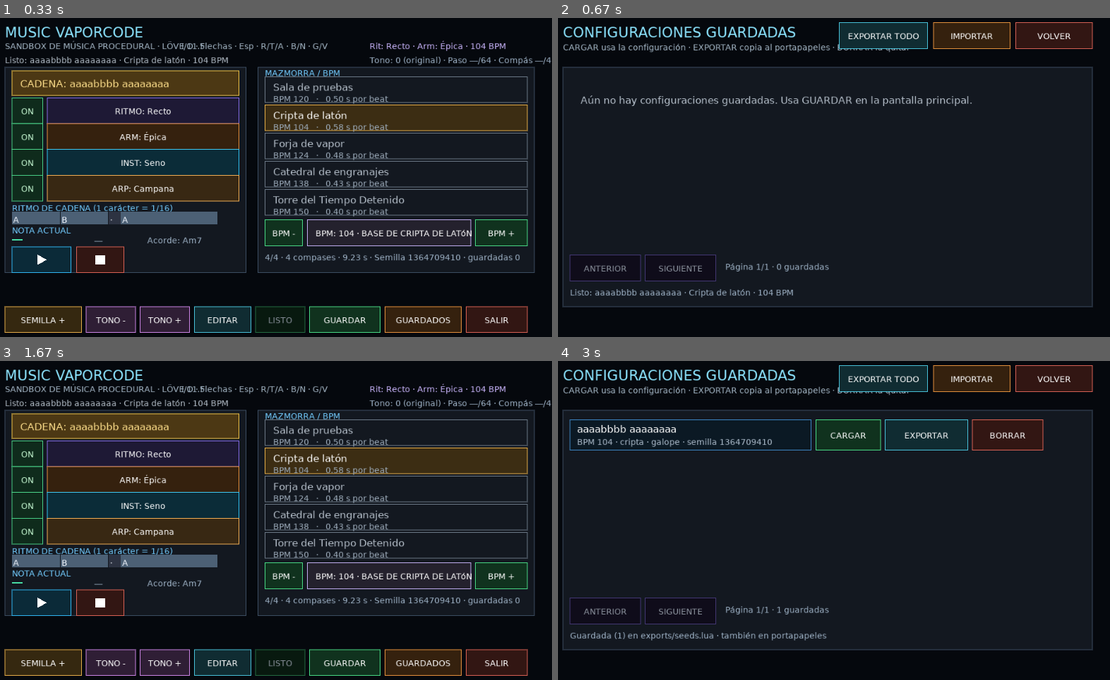
Above: before the commit, frames 1-4 (two rows, left to right).
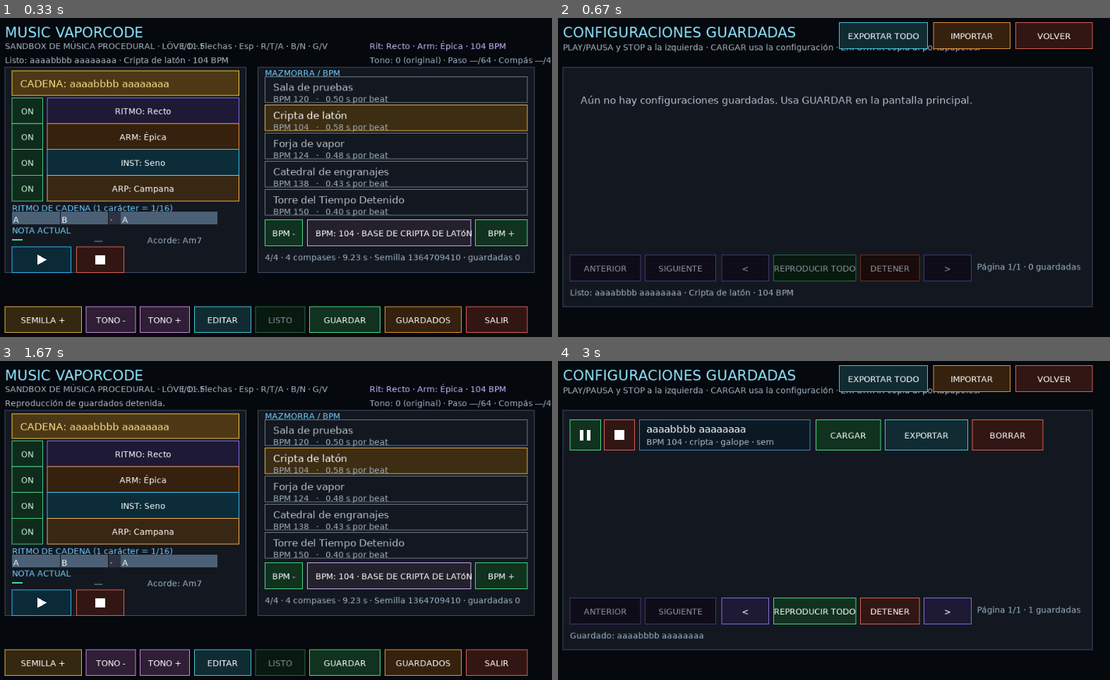
Above: after the commit, the same moments.

Repository: may000mi-dev/musicvaporcode
Game: LÖVE game, started from main.lua
The game is run twice, just before and just after one commit, with the same random seed, the same clock (stepped at 60 frames per second) and the same inputs.
Inputs (mouse positions are in pixels of both pictures, inside the frame that each line leads up to):
- Up to frame 1 (0.33 s): no input
- Up to frame 2 (0.67 s): tap V at 0.33 s
- Up to frame 3 (1.67 s): click (27, 434) at 0.72 s; click (60, 504) at 1.05 s; click "VOLVER" at 1.38 s
- Up to frame 4 (3 s): hold Right 1.67-2.13 s; tap Space at 1.73, 2.03, 2.57 s; tap T at 1.82 s; tap G at 2.17 s; hold V 2.5-2.8 s; hold Up 2.5-2.8 s; click (585, 434) at 2.88 s

Frame 1 is identical in both runs. In frame 2, 1.6% of the frame differs, in the area x 0-95%, y 7-83%; in frame 3, 0.4%; in frame 4, 5.3%, in the area x 0-95%, y 7-88%.

Commit message:
Añadir reproducción desde la lista de guardados

Diff:
--- a/main.lua
+++ b/main.lua
@@ -56,6 +56,18 @@
   playing = false,
   paused = false,
   auto_paused = false,
+  list_source = nil,
+  list_index = nil,
+  list_queue = {},
+  list_queue_pos = 0,
+  list_mode = nil,
+  list_duration = 0,
+  list_elapsed = 0,
+  list_playing = false,
+  list_paused = false,
+  list_auto_paused = false,
+  main_held_source = nil,
+  main_held = false,
   status = "Escribe tu cadena y elige mazmorra, luego reproduce."
 }
 
@@ -192,6 +204,182 @@
   end
 end
 
+local function resume_held_main()
+  if not state.main_held or not state.main_held_source then
+    state.main_held_source = nil
+    state.main_held = false
+    return
+  end
+
+  local source = state.main_held_source
+  state.main_held_source = nil
+  state.main_held = false
+  state.source = source
+  state.source:play()
+  state.playing = true
+  state.paused = false
+  state.elapsed = 0
+  state.beat = 0
+  state.step = 0
+end
+
+local function release_held_main()
+  if state.main_held_source then
+    state.main_held_source:stop()
+  end
+  state.main_held_source = nil
+  state.main_held = false
+end
+
+local function hold_main_playback()
+  if not state.source then
+    return
+  end
+
+  state.main_held = state.playing
+  state.main_held_source = state.source
+  state.source:stop()
+  state.source = nil
+  state.playing = false
+  state.paused = false
+  state.elapsed = 0
+  if not state.main_held then
+    release_held_main()
+  end
+end
+
+local function spec_from_entry(entry)
+  local dungeon = Catalog.dungeon_at(Catalog.dungeon_index_of(entry.dungeon) or 1)
+  local bpm = math.max(Catalog.bpm_min, math.min(Catalog.bpm_max, entry.bpm or dungeon.bpm))
+  local text = (entry.text ~= "" and entry.text) or "A"
+  local motif = Melody.from_text(text)
+  if #motif == 0 then
+    motif = { "A" }
+  end
+
+  return {
+    bpm = bpm,
+    motif = motif,
+    timbre = entry.instrument or "sine",
+    arp_timbre = entry.arp_instrument or "bell",
+    seed = entry.seed or Melody.make_seed("custom", dungeon.id, entry.variation or 1, text),
+    rhythm = Catalog.rhythms[index_of_id(Catalog.rhythms, entry.rhythm)],
+    progression = Catalog.progressions[index_of_id(Catalog.progressions, entry.progression)],
+    layers = {
+      rhythm = entry.mute_rhythm ~= true,
+      harmony = entry.mute_harmony ~= true,
+      lead = entry.mute_lead ~= true,
+      arp = entry.mute_arp ~= true
+    },
+    transpose = entry.transpose or 0,
+    bars = entry.bars or Catalog.bars,
+    beats_per_bar = entry.beats_per_bar or Catalog.beats_per_bar
+  }
+end
+
+local function stop_list(resume_main)
+  if state.list_source then
+    state.list_source:stop()
+  end
+
+  local should_resume = resume_main ~= false and state.main_held
+  state.list_source = nil
+  state.list_index = nil
+  state.list_queue = {}
+  state.list_queue_pos = 0
+  state.list_mode = nil
+  state.list_duration = 0
+  state.list_elapsed = 0
+  state.list_playing = false
+  state.list_paused = false
+  state.list_auto_paused = false
+  state.status = "Reproducción de guardados detenida."
+
+  if should_resume then
+    resume_held_main()
+  else
+    release_held_main()
+  end
+end
+
+local function start_list_track(index)
+  local entry = state.saved_entries[index]
+  if not entry then
+    return false
+  end
+
+  if state.list_source then
+    state.list_source:stop()
+  end
+  hold_main_playback()
+
+  local sound_data, duration = Synth.render(spec_from_entry(entry))
+  state.list_source = love.audio.newSource(sound_data, "static")
+  state.list_source:setLooping(false)
+  state.list_source:setVolume(0.75)
+  state.list_source:play()
+  state.list_index = index
+  state.list_duration = duration
+  state.list_elapsed = 0
+  state.list_playing = true
+  state.list_paused = false
+  state.list_auto_paused = false
+  state.status = "Guardado: " .. ((entry.text ~= "" and entry.text) or "A")
+  return true
+end
+
+local function toggle_list_track(index)
+  if state.list_playing and state.list_index == index then
+    if state.list_paused then
+      state.list_source:play()
+      state.list_paused = false
+      state.status = "Guardado reanudado."
+    else
+      state.list_source:pause()
+      state.list_paused = true
+      state.status = "Guardado pausado."
+    end
+    return
+  end
+
+  state.list_mode = "one"
+  state.list_queue = {}
+  state.list_queue_pos = 0
+  start_list_track(index)
+end
+
+local function start_list_all()
+  if #state.saved_entries == 0 then
+    state.status = "No hay configuraciones guardadas."
+    return
+  end
+
+  state.list_queue = {}
+  for index = 1, #state.saved_entries do
+    state.list_queue[index] = index
+  end
+  state.list_queue_pos = 1
+  state.list_mode = "all"
+  start_list_track(state.list_queue[1])
+end
+
+local function list_step(delta)
+  if #state.saved_entries == 0 then
+    return
+  end
+
+  if #state.list_queue == 0 then
+    state.list_queue = {}
+    for index = 1, #state.saved_entries do
+      state.list_queue[index] = index
+    end
+    state.list_queue_pos = state.list_index or 1
+  end
+
+  state.list_queue_pos = ((state.list_queue_pos + delta - 1) % #state.list_queue) + 1
+  start_list_track(state.list_queue[state.list_queue_pos])
+end
+
 local function open_saved()
   state.saved_entries = Exporter.load()
   state.saved_page = 1
@@ -199,6 +387,7 @@
 end
 
 local function close_saved()
+  stop_list(true)
   state.view = "main"
 end
 
@@ -209,6 +398,7 @@
     return
   end
 
+  stop_list(false)
   state.dungeon_index = Catalog.dungeon_index_of(entry.dungeon) or 1
   local base_bpm = Catalog.dungeon_at(state.dungeon_index).bpm
   local imported_bpm = math.max(Catalog.bpm_min,
@@ -249,6 +439,10 @@
     return
   end
 
+  if state.list_index == index then
+    stop_list(true)
+  end
+
   local written, _, err, count = Exporter.delete_entry(index)
   state.saved_entries = Exporter.load()
   state.exported_count = #state.saved_entries
@@ -333,6 +527,9 @@
       math.min(Catalog.bpm_max, state.bpm + delta))
     refresh(active)
   elseif action == "play" or action == "play_pause" then
+    if state.list_playing then
+      stop_list(false)
+    end
     if state.playing then
       state.source:pause()
       state.playing = false
@@ -370,6 +567,21 @@
     export_seed()
   elseif action == "saved" then
     open_saved()
+  elseif action:match("^list_toggle_%d+$") then
+    toggle_list_track(tonumber(action:sub(13)))
+  elseif action:match("^list_stop_%d+$") then
+    local index = tonumber(action:sub(11))
+    if state.list_playing and state.list_index == index then
+      stop_list(true)
+    end
+  elseif action == "list_play_all" then
+    start_list_all()
+  elseif action == "list_stop_all" then
+    stop_list(true)
+  elseif action == "list_prev" then
+    list_step(-1)
+  elseif action == "list_next" then
+    list_step(1)
   elseif action == "import" then
     open_import()
   elseif action == "import_confirm" then
@@ -415,6 +627,18 @@
 end
 
 function love.update(dt)
+  if state.list_playing and not state.list_paused and state.list_source then
+    state.list_elapsed = state.list_elapsed + dt
+    if state.list_elapsed >= state.list_duration then
+      if state.list_mode == "all" and state.list_queue_pos < #state.list_queue then
+        state.list_queue_pos = state.list_queue_pos + 1
+        start_list_track(state.list_queue[state.list_queue_pos])
+      else
+        stop_list(true)
+      end
+    end
+  end
+
   -- Reloj propio: getPosition() de una fuente estatica no avanza en Android.
   if not state.source or not state.playing then
     return
@@ -557,24 +781,41 @@
 end
 
 function love.focus(focused)
-  if not state.source then
-    return
-  end
-
   if not focused then
+    if state.list_playing and not state.list_paused and state.list_source then
+      state.list_source:pause()
+      state.list_paused = true
+      state.list_auto_paused = true
+    end
+    if not state.source then
+      return
+    end
     state.auto_paused = state.playing
     if state.playing then
       state.source:pause()
       state.playing = false
     end
-  elseif state.auto_paused then
-    state.source:play()
-    state.playing = true
-    state.auto_paused = false
+  else
+    if state.list_auto_paused and state.list_source then
+      state.list_source:play()
+      state.list_paused = false
+      state.list_auto_paused = false
+    end
+    if not state.source then
+      return
+    end
+    if state.auto_paused then
+      state.source:play()
+      state.playing = true
+      state.auto_paused = false
+    end
   end
 end
 
 function love.quit()
+  if state.list_source then
+    state.list_source:stop()
+  end
   if state.source then
     state.source:stop()
   end
--- a/src/ui/interface.lua
+++ b/src/ui/interface.lua
@@ -57,12 +57,18 @@
 
   for index = 1, 5 do
     local y = 100 + (index - 1) * 60
+    add_button("saved", "list_toggle_" .. index, 42, y, 52, 52)
+    add_button("saved", "list_stop_" .. index, 100, y, 52, 52)
     add_button("saved", "load_" .. index, 460, y, 110, 52)
     add_button("saved", "copy_" .. index, 578, y, 140, 52)
     add_button("saved", "delete_" .. index, 726, y, 120, 52)
   end
   add_button("saved", "page_prev", 42, 404, 120, 44)
   add_button("saved", "page_next", 170, 404, 120, 44)
+  add_button("saved", "list_prev", 300, 404, 80, 44)
+  add_button("saved", "list_play_all", 388, 404, 140, 44)
+  add_button("saved", "list_stop_all", 536, 404, 100, 44)
+  add_button("saved", "list_next", 644, 404, 80, 44)
   add_button("saved", "export_all", 500, 8, 150, 44)
   add_button("saved", "import", 660, 8, 130, 44)
   add_button("saved", "volver", 800, 8, 130, 44)
@@ -170,7 +176,7 @@
 
   love.graphics.setFont(fonts.small)
   love.graphics.setColor(0.65, 0.72, 0.78)
-  love.graphics.print("CARGAR usa la configuración · EXPORTAR copia al portapapeles · BORRAR la quita.", 30, 42)
+  love.graphics.print("PLAY/PAUSA y STOP a la izquierda · CARGAR usa la configuración · EXPORTAR copia al portapapeles.", 30, 42)
 
   draw_button(by_id.export_all, "EXPORTAR TODO", { 0.30, 0.80, 0.90 }, true)
   draw_button(by_id.import, "IMPORTAR", { 0.95, 0.60, 0.25 }, true)
@@ -192,15 +198,22 @@
       local entry = entries[first + slot - 1]
       if entry then
         local y = 100 + (slot - 1) * 60
-        draw_box(42, y, 410, 52, { 0.25, 0.55, 0.80 })
+        local global_index = first + slot - 1
+        local is_current = state.list_index == global_index and state.list_playing
+        local play_mode = is_current and not state.list_paused and "pause" or "play"
+
+        draw_transport_icon(by_id["list_toggle_" .. slot], play_mode, { 0.30, 0.90, 0.55 }, is_current)
+        draw_transport_icon(by_id["list_stop_" .. slot], "stop", { 0.90, 0.40, 0.35 }, is_current)
+
+        draw_box(160, y, 290, 52, { 0.25, 0.55, 0.80 })
         love.graphics.setFont(fonts.normal)
         love.graphics.setColor(1, 1, 1)
-        love.graphics.print((entry.text or ""):sub(1, 32), 54, y + 6)
+        love.graphics.print((entry.text or ""):sub(1, 28), 172, y + 6)
         love.graphics.setFont(fonts.small)
         love.graphics.setColor(0.68, 0.74, 0.80)
         love.graphics.print(string.format("BPM %s · %s · %s · semilla %s",
           tostring(entry.bpm), tostring(entry.dungeon), tostring(entry.rhythm),
-          tostring(entry.seed)):sub(1, 58), 54, y + 30)
+          tostring(entry.seed)):sub(1, 34), 172, y + 30)
 
         draw_button(by_id["load_" .. slot], "CARGAR", { 0.30, 0.90, 0.55 }, true)
         draw_button(by_id["copy_" .. slot], "EXPORTAR", { 0.30, 0.80, 0.90 }, true)
@@ -209,13 +222,20 @@
     end
   end
 
+  local all_active = state.list_playing and state.list_mode == "all"
+  local all_label = all_active and not state.list_paused and "PAUSAR TODO" or "REPRODUCIR TODO"
+
   draw_button(by_id.page_prev, "ANTERIOR", { 0.55, 0.45, 0.95 }, state.saved_page > 1)
   draw_button(by_id.page_next, "SIGUIENTE", { 0.55, 0.45, 0.95 }, state.saved_page < total_pages)
+  draw_button(by_id.list_prev, "<", { 0.55, 0.45, 0.95 }, #entries > 0)
+  draw_button(by_id.list_play_all, all_label, { 0.30, 0.90, 0.55 }, #entries > 0)
+  draw_button(by_id.list_stop_all, "DETENER", { 0.90, 0.40, 0.35 }, state.list_playing)
+  draw_button(by_id.list_next, ">", { 0.55, 0.45, 0.95 }, #entries > 0)
 
   love.graphics.setFont(fonts.small)
   love.graphics.setColor(0.62, 0.70, 0.78)
   love.graphics.print(string.format("Página %d/%d · %d guardadas",
-    state.saved_page, total_pages, #entries), 306, 416)
+    state.saved_page, total_pages, #entries), 734, 416)
   love.graphics.print(state.status or "", 42, 460)
 end
 
